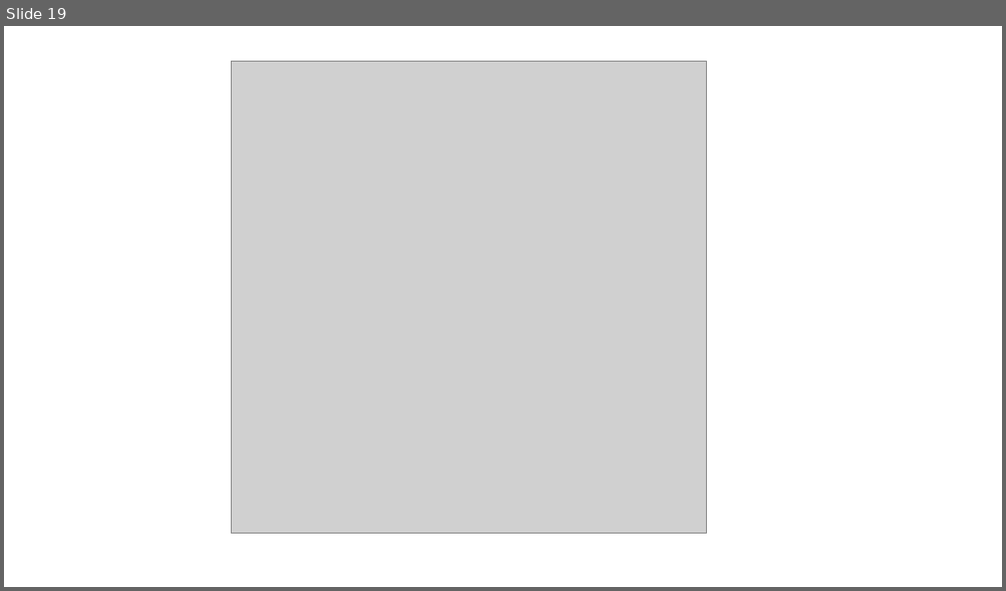
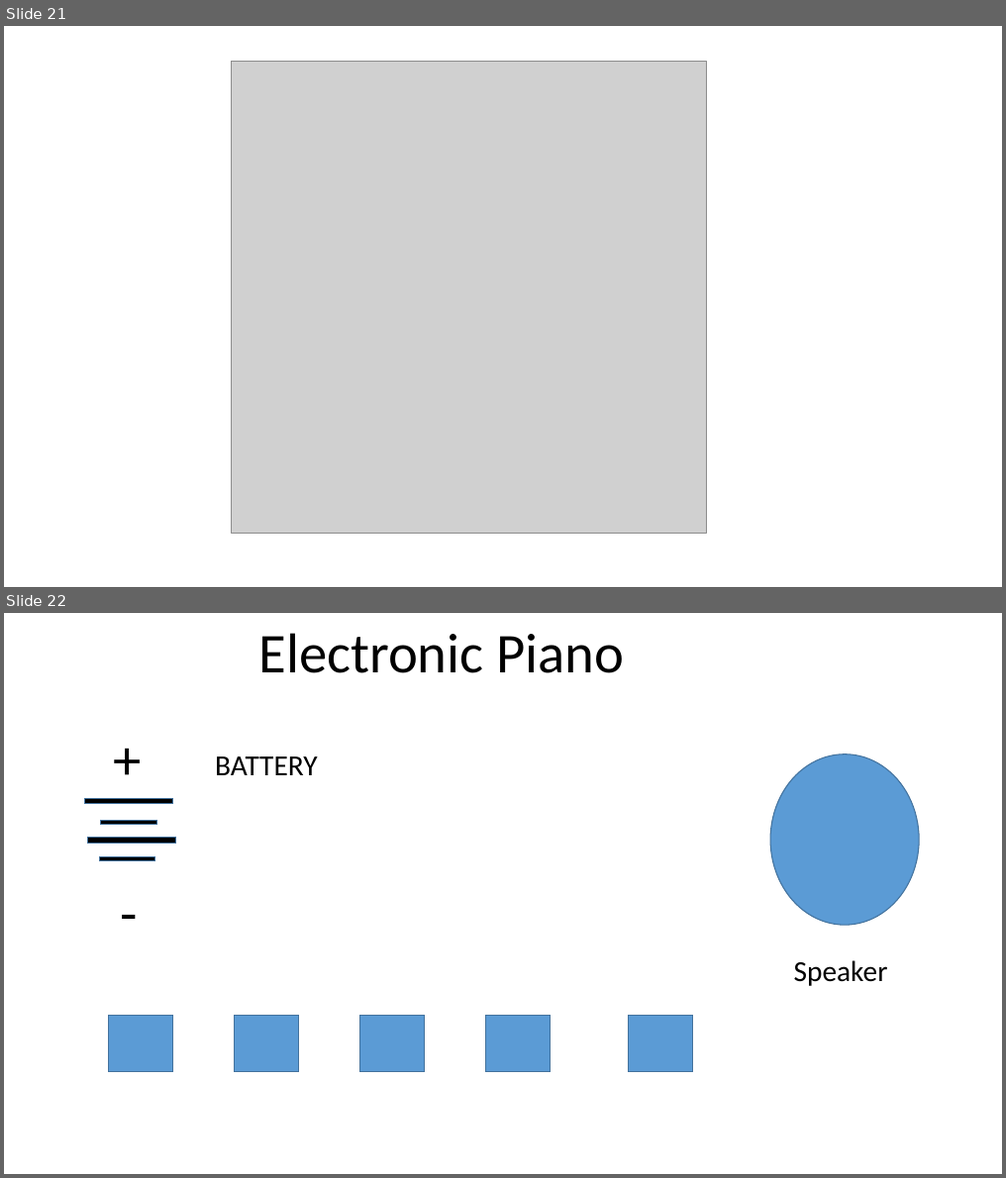
Before and after one commit to infocelab/embedded-projects, a slide deck: Documents/projects for schools.pptx. Shown one above the other, each under a label of ours: slide 19 before the commit, slides 21 and 22 after it. The pictures are 1006x591 and 1006x1178 pixels, drawn with LibreOffice and Linux fonts; fonts in the diff are those of the drawing; grey boxes stand for pictures. Boxes give left, top, right and bottom in pixels: in the first picture for what was removed or moved away, otherwise in the second. Text is boxed around its words. In the diff, an @@ line names an element or a change of style, - is before the commit and + after.

```diff
--- a/Documents/projects for schools.pptx
+++ b/Documents/projects for schools.pptx
@@ slide 22 added at <box>4,613,1002,1174</box>, background #FFFFFF @@
@@ text added at <box>259,633,624,673</box>, 54 pt, text #000000 @@
+Electronic Piano
@@ text added at <box>103,720,152,796</box>, 54 pt, text #000000 @@
++
@@ text added at <box>215,757,318,775</box>, 28 pt, text #000000 @@
+BATTERY
@@ ellipse added at <box>770,755,920,925</box>, fill #5B9BD5, outline #43739E 1 pt @@
@@ rectangle added at <box>85,799,173,804</box>, fill #000000, outline #43739E 1 pt @@
@@ rectangle added at <box>88,838,176,843</box>, fill #000000, outline #43739E 1 pt @@
@@ rectangle added at <box>101,821,157,825</box>, fill #000000, outline #43739E 1 pt @@
@@ rectangle added at <box>100,858,155,861</box>, fill #000000, outline #43739E 1 pt @@
@@ text added at <box>104,872,153,949</box>, 54 pt, text #000000 @@
+-
@@ text added at <box>794,960,888,986</box>, 28 pt, text #000000 @@
+Speaker
@@ rectangle added at <box>108,1016,172,1072</box>, fill #5B9BD5, outline #43739E 1 pt @@
@@ rectangle added at <box>235,1016,299,1072</box>, fill #5B9BD5, outline #43739E 1 pt @@
@@ rectangle added at <box>360,1016,425,1072</box>, fill #5B9BD5, outline #43739E 1 pt @@
@@ rectangle added at <box>486,1016,550,1072</box>, fill #5B9BD5, outline #43739E 1 pt @@
@@ rectangle added at <box>629,1016,693,1072</box>, fill #5B9BD5, outline #43739E 1 pt @@
@@ what was slide 19 is now slide 21 @@
```
Also in this commit, not shown: 8 slides changed, 4 other slides added, 1 slide removed.
